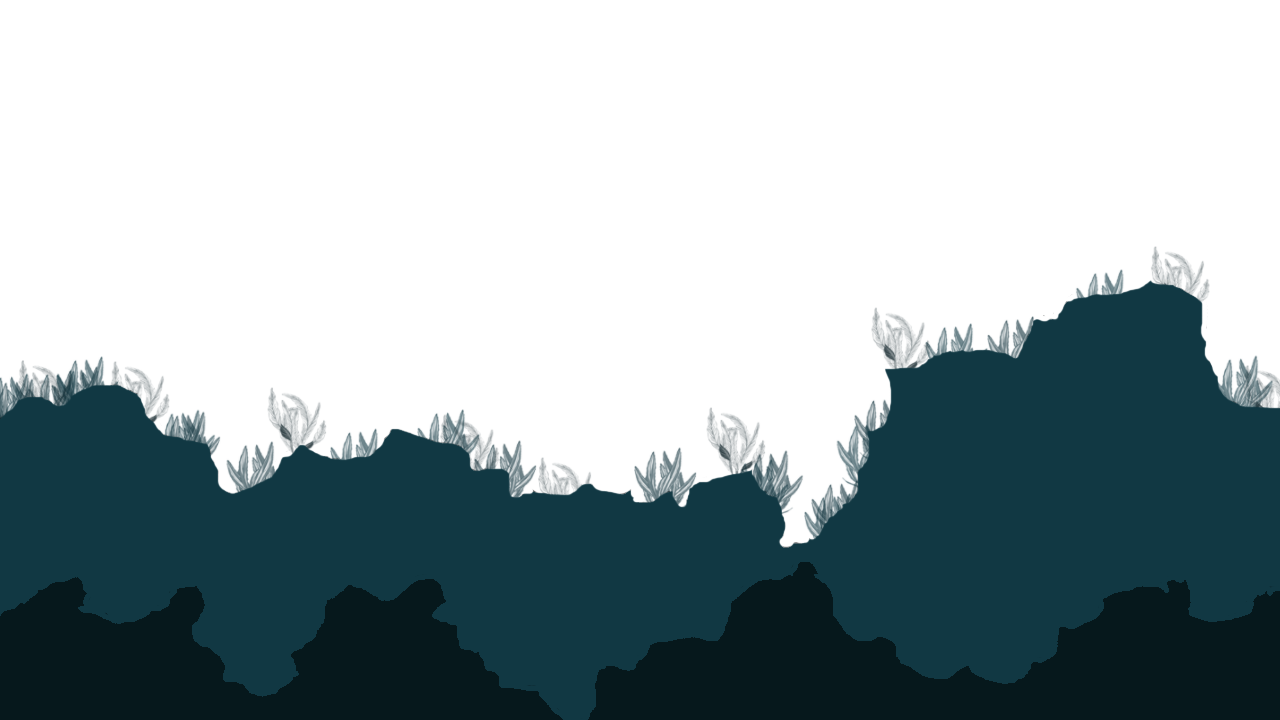
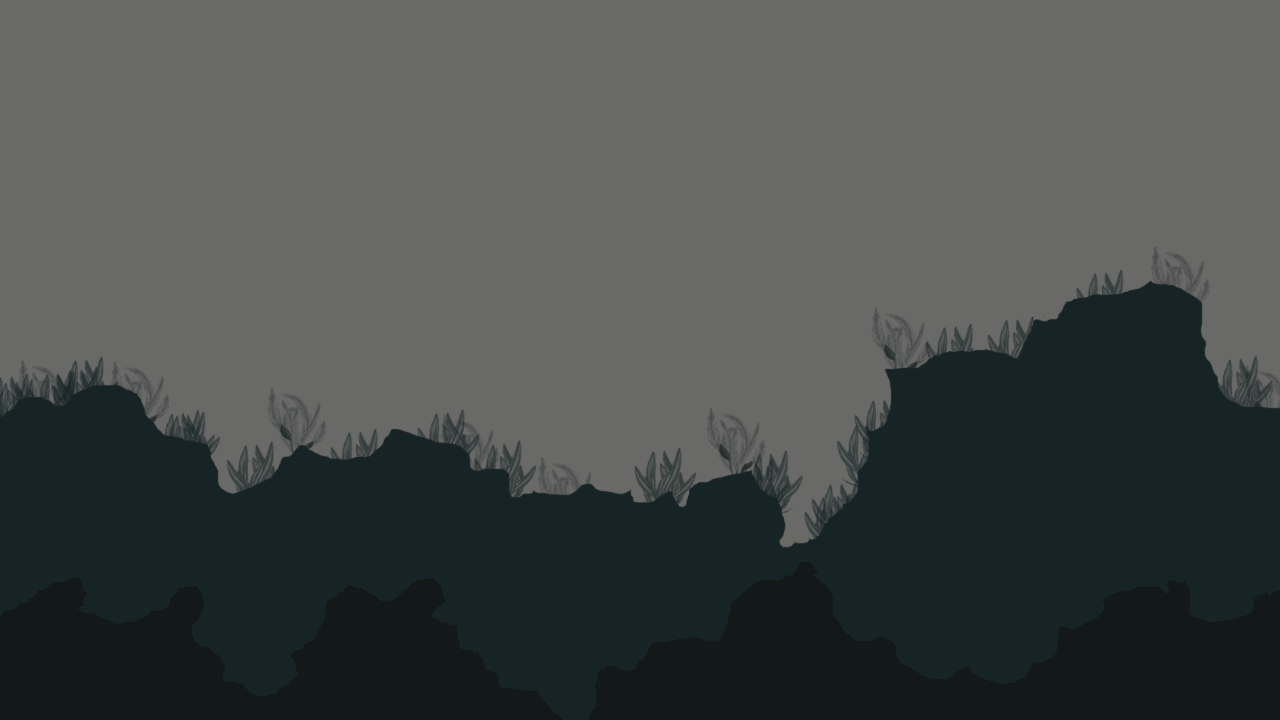
Layer changes from the first 1280px x 720px image to the second:
added layer "Calque 2" (65%) above "Calque 1" over [0,0,1280,720]
